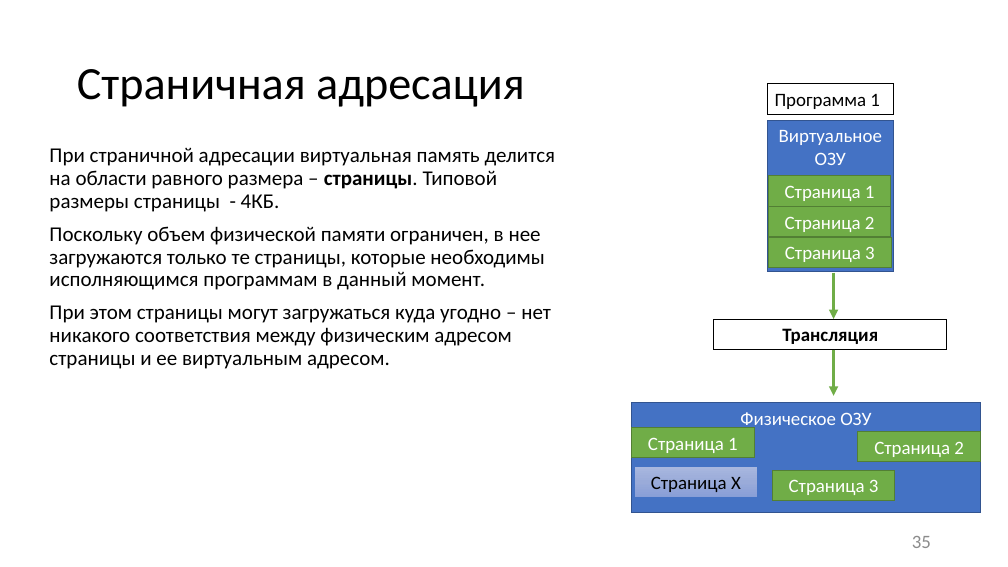
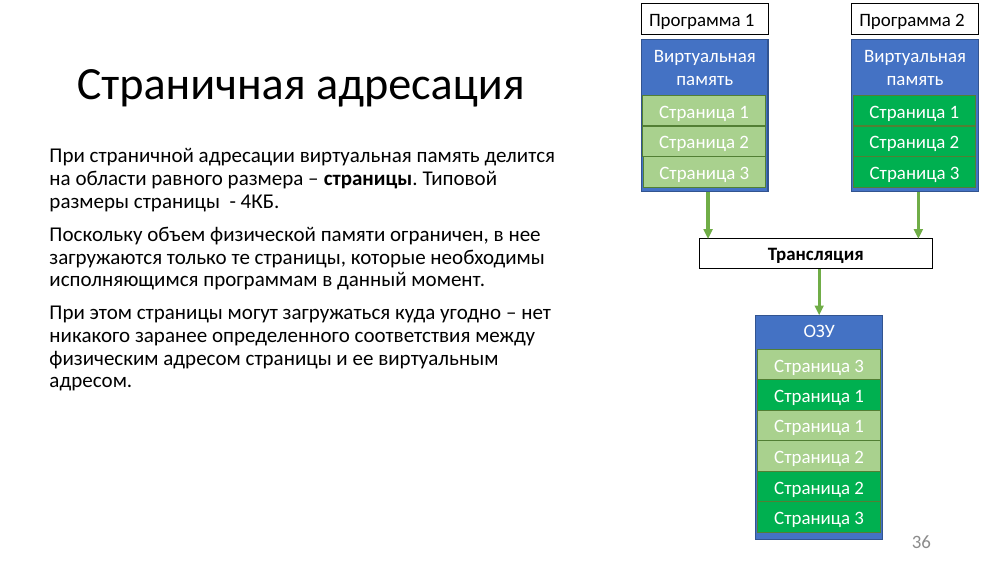
Before and after one commit to itsecd/low-level-programming, a slide deck: slide 36 of Lectures/8.IO_and_execution_modes/Lecture8.pptx (slide 35 before the commit). Drawn at 1008x567 pixels with LibreOffice and Linux fonts; fonts in the diff are those of the drawing. Boxes give left, top, right and bottom in pixels: in the first picture for what was removed or moved away, otherwise in the second. Text is boxed around its words. In the diff, an @@ line names an element or a change of style, - is before the commit and + after.

```diff
--- a/Lectures/8.IO_and_execution_modes/Lecture8.pptx
+++ b/Lectures/8.IO_and_execution_modes/Lecture8.pptx
@@ rectangle added at <box>852,4,979,34</box>, outline #000000 0.75 pt, 18 pt, text #000000 @@
+Программа 2
@@ rectangle added at <box>642,40,768,191</box>, fill #4472C4, outline #325491 1 pt, 18 pt, text #FFFFFF @@
+Виртуальная память
@@ rectangle added at <box>852,40,979,191</box>, fill #4472C4, outline #325491 1 pt, 18 pt, text #FFFFFF @@
+Виртуальная память
@@ rectangle added at <box>853,95,975,126</box>, fill #00B050, outline #538035 1 pt, 18 pt, text #FFFFFF @@
+Страница 1
@@ rectangle removed at <box>768,120,894,271</box> @@
-Виртуальное ОЗУ
@@ rectangle added at <box>853,126,975,157</box>, fill #00B050, outline #538035 1 pt, 18 pt, text #FFFFFF @@
+Страница 2
@@ fill #70AD47 to #A9D18E in 6 elements at <box>758,441,881,471</box>, <box>758,410,881,440</box>, <box>758,350,881,380</box>, <box>643,95,765,126</box>, <box>643,126,765,157</box>, <box>644,157,766,187</box> @@
@@ rectangle added at <box>854,157,976,187</box>, fill #00B050, outline #538035 1 pt, 18 pt, text #FFFFFF @@
+Страница 3
@@ 4 rectangles, 1 arrow: place and size @@
-4 rectangles, 1 arrow at <box>768,84,894,319</box>
+4 rectangles, 1 arrow at <box>642,4,768,239</box>
@@ arrow added from (919, 192) to (919, 239), #70AD47 3 pt @@
@@ rectangle "Трансляция": place and size @@
-rectangle "Трансляция" at <box>714,319,947,349</box>
+rectangle "Трансляция" at <box>699,238,932,268</box>
@@ arrow moved from (834, 349) - (834, 396) to (820, 268) - (820, 315) @@
@@ text at <box>49,305,551,391</box>: text changed @@
-При этом страницы могут загружаться куда угодно – нет никакого соответствия между физическим адресом страницы и ее виртуальным адресом.
+При этом страницы могут загружаться куда угодно – нет никакого заранее определенного соответствия между физическим адресом страницы и ее виртуальным адресом.
@@ rectangle "ОЗУ": place and size @@
-rectangle "ОЗУ" at <box>632,403,981,513</box>
+rectangle "ОЗУ" at <box>756,315,882,540</box>
@@ text in rectangle at <box>804,324,835,337</box>: text changed @@
-Физическое ОЗУ
+ОЗУ
@@ rectangle "Страница 3": place and size @@
-rectangle "Страница 3" at <box>773,470,895,501</box>
+rectangle "Страница 3" at <box>758,350,881,380</box>
@@ rectangle added at <box>758,380,881,410</box>, fill #00B050, outline #538035 1 pt, 18 pt, text #FFFFFF @@
+Страница 1
@@ rectangle "Страница 1": place and size @@
-rectangle "Страница 1" at <box>632,427,755,457</box>
+rectangle "Страница 1" at <box>758,410,881,440</box>
@@ rectangle "Страница 2": place and size @@
-rectangle "Страница 2" at <box>858,432,981,462</box>
+rectangle "Страница 2" at <box>758,441,881,471</box>
@@ rectangle "Страница 2": place and size @@
-rectangle "Страница 2" at <box>634,467,757,497</box>
+rectangle "Страница 2" at <box>758,472,881,502</box>
@@ rectangle "Страница 2" at <box>758,472,881,502</box>: fill gradient #A8B7DF to #9AABD9 to #889ED7 to #00B050; outline #4472C4 0.5 pt to #538035 1 pt @@
@@ rectangle added at <box>758,502,881,532</box>, fill #00B050, outline #538035 1 pt, 18 pt, text #FFFFFF @@
+Страница 3
@@ text in rectangle at <box>774,481,864,497</box>: text changed; text colour #000000 to #FFFFFF @@
-Страница X
+Страница 2
@@ page number at <box>912,535,931,548</box>: text changed @@
-35
+36
```
Also in this commit, not shown: 29 other slides changed, 1 slide added, 11 other files.
